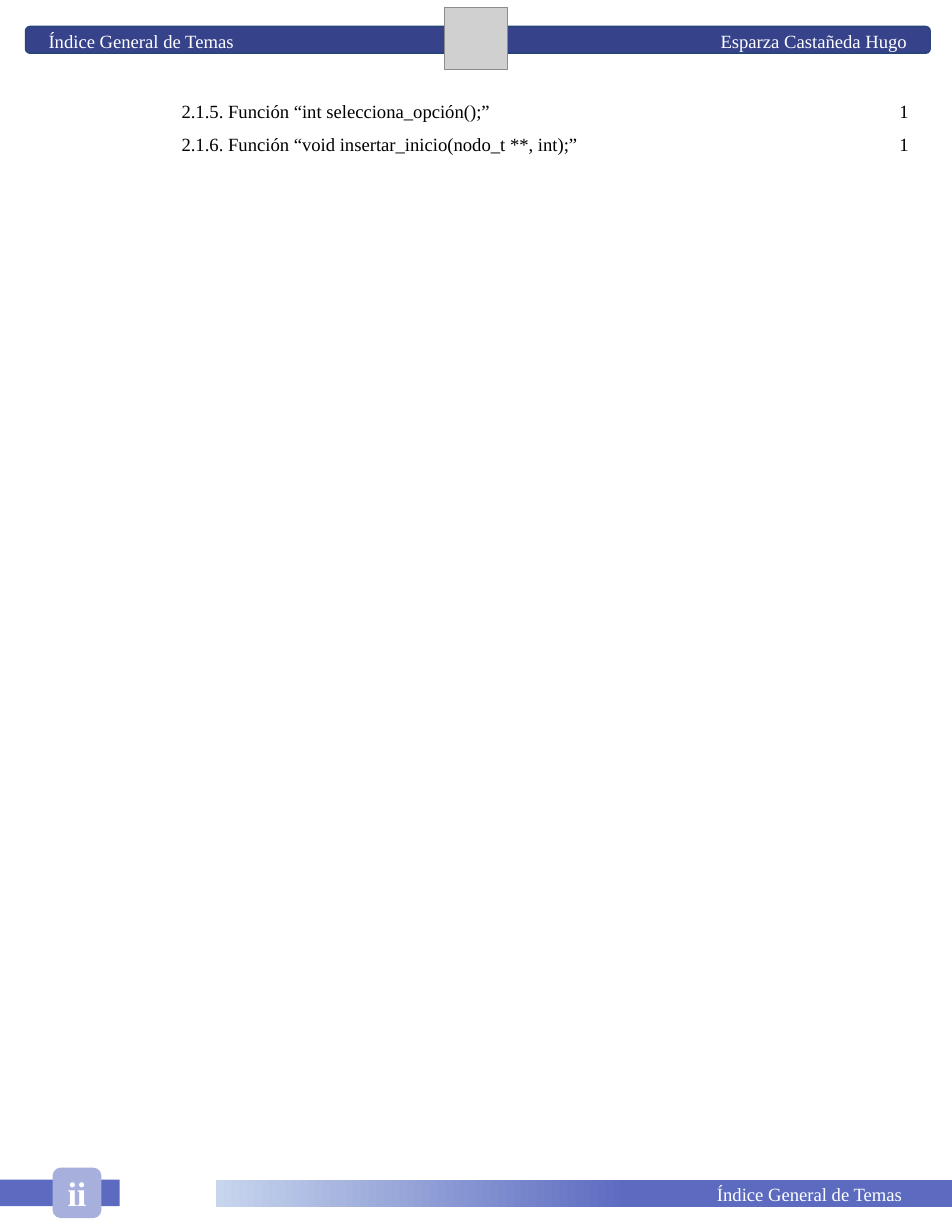
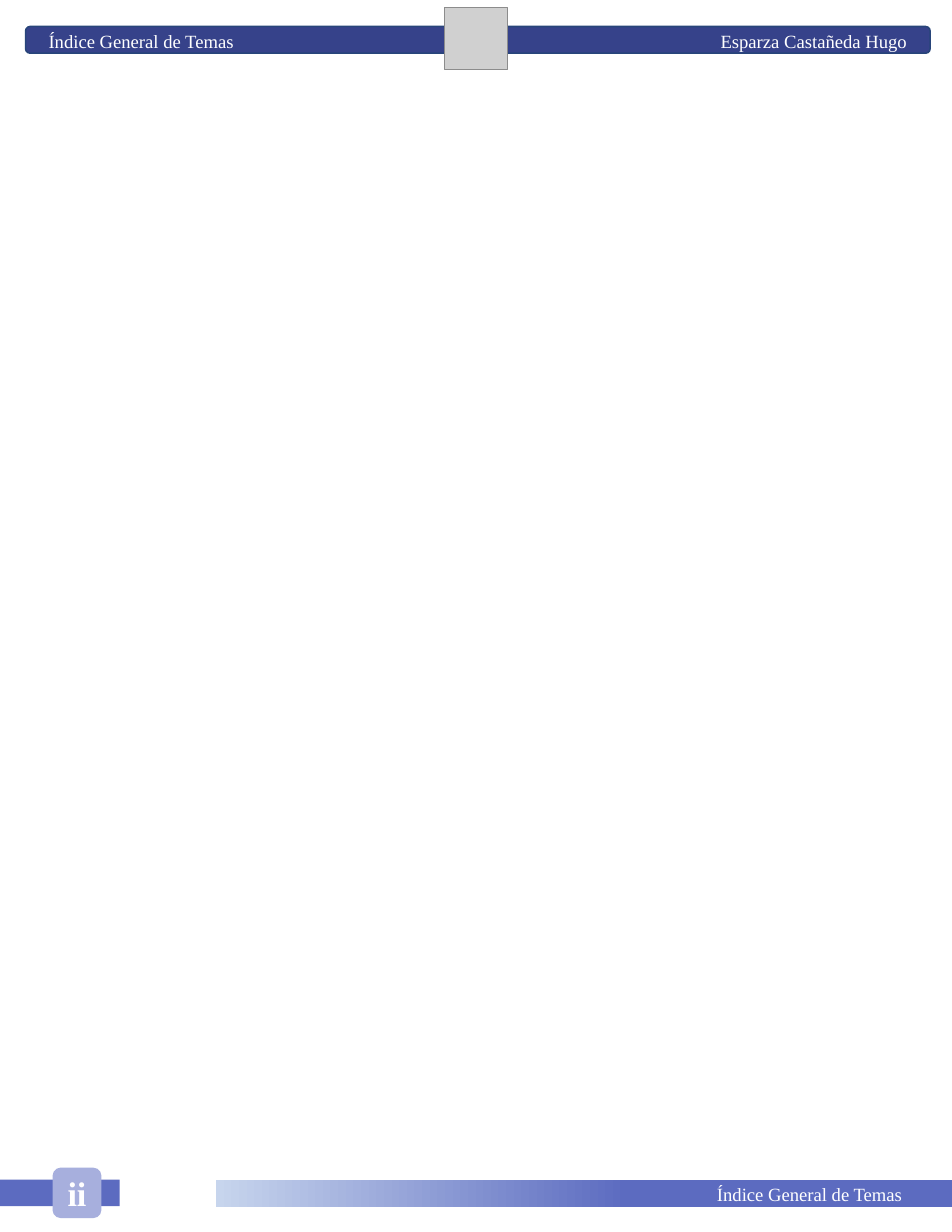
Before and after one commit to HugoEsparzaC/Libreta-Estructuras-II, a slide deck: slide 4 of Estructuras de Datos II.pptx. Drawn at 952x1232 pixels with LibreOffice and Linux fonts; fonts in the diff are those of the drawing; grey boxes stand for pictures. Boxes give left, top, right and bottom in pixels: in the first picture for what was removed or moved away, otherwise in the second. Text is boxed around its words. In the diff, an @@ line names an element or a change of style, - is before the commit and + after.

```diff
--- a/Estructuras de Datos II.pptx
+++ b/Estructuras de Datos II.pptx
@@ text removed at bbox=[182, 105, 577, 155] @@
-2.1.5. Función “int selecciona_opción();”
-2.1.6. Función “void insertar_inicio(nodo_t **, int);”
@@ text removed at bbox=[899, 105, 908, 151] @@
-1
-1
```
Also in this commit, not shown: 2 other slides changed, 9 slides added, 2 slides removed, 1 other file.
